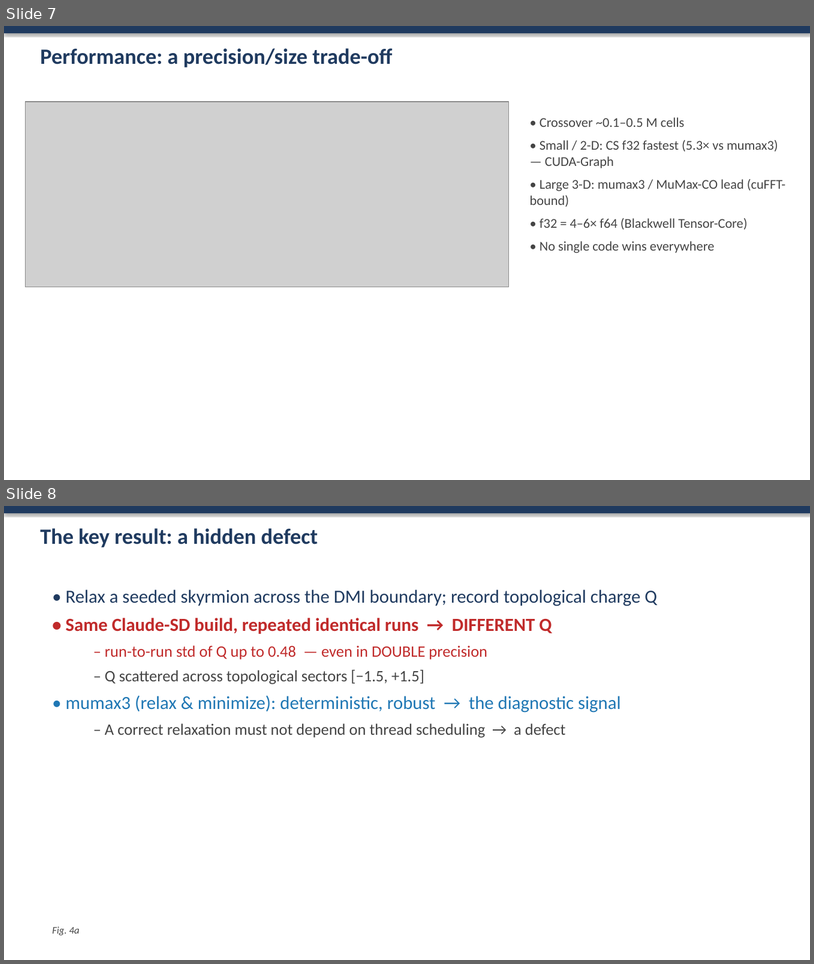
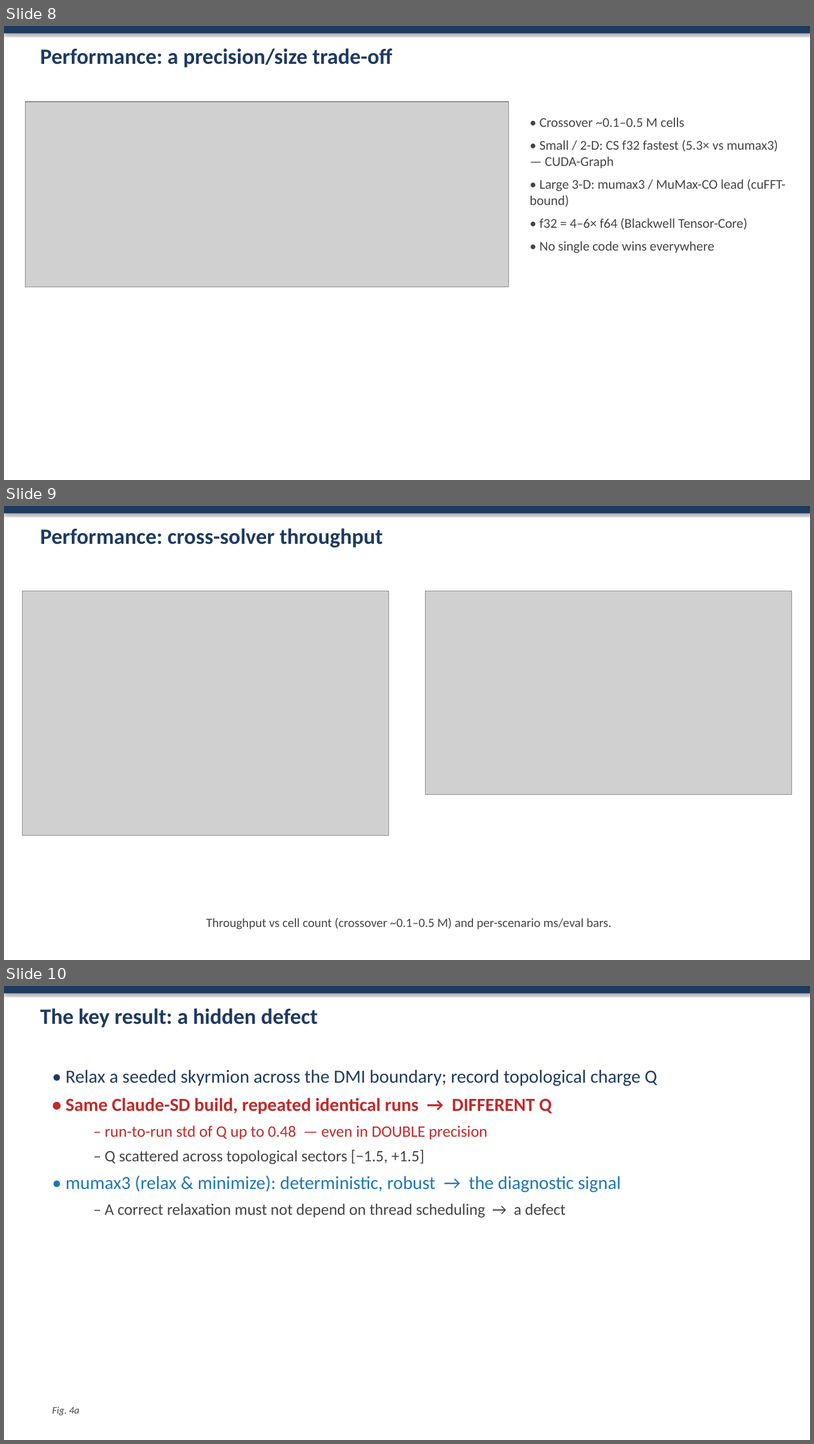
Before and after one commit to mirryou-maker/Claude-SpinDynamics, a slide deck: paper/Claude-SD_talk.pptx. Shown one above the other, each under a label of ours: slides 7 and 8 before the commit, slides 8, 9 and 10 after it. The pictures are 814x964 and 814x1444 pixels, drawn with LibreOffice and Linux fonts; fonts in the diff are those of the drawing; grey boxes stand for pictures. Boxes give left, top, right and bottom in pixels: in the first picture for what was removed or moved away, otherwise in the second. Text is boxed around its words. In the diff, an @@ line names an element or a change of style, - is before the commit and + after.

```diff
--- a/paper/Claude-SD_talk.pptx
+++ b/paper/Claude-SD_talk.pptx
@@ slide 9 added at (4,506,810,960), background #FFFFFF @@
@@ rectangle added at (4,506,810,513), fill #1F3A5F @@
@@ text added at (40,528,383,547), 26 pt, text #1F3A5F, bold @@
+Performance: cross-solver throughput
@@ picture added at (22,591,389,835) @@
@@ picture added at (426,591,793,795) @@
@@ text added at (206,918,612,929), 15 pt, text #444444 @@
+Throughput vs cell count (crossover ~0.1–0.5 M) and per-scenario ms/eval bars.
@@ what was slide 7 is now slide 8 @@
@@ what was slide 8 is now slide 10 @@
```
Also in this commit, not shown: 1 other slide added, 1 other file.
